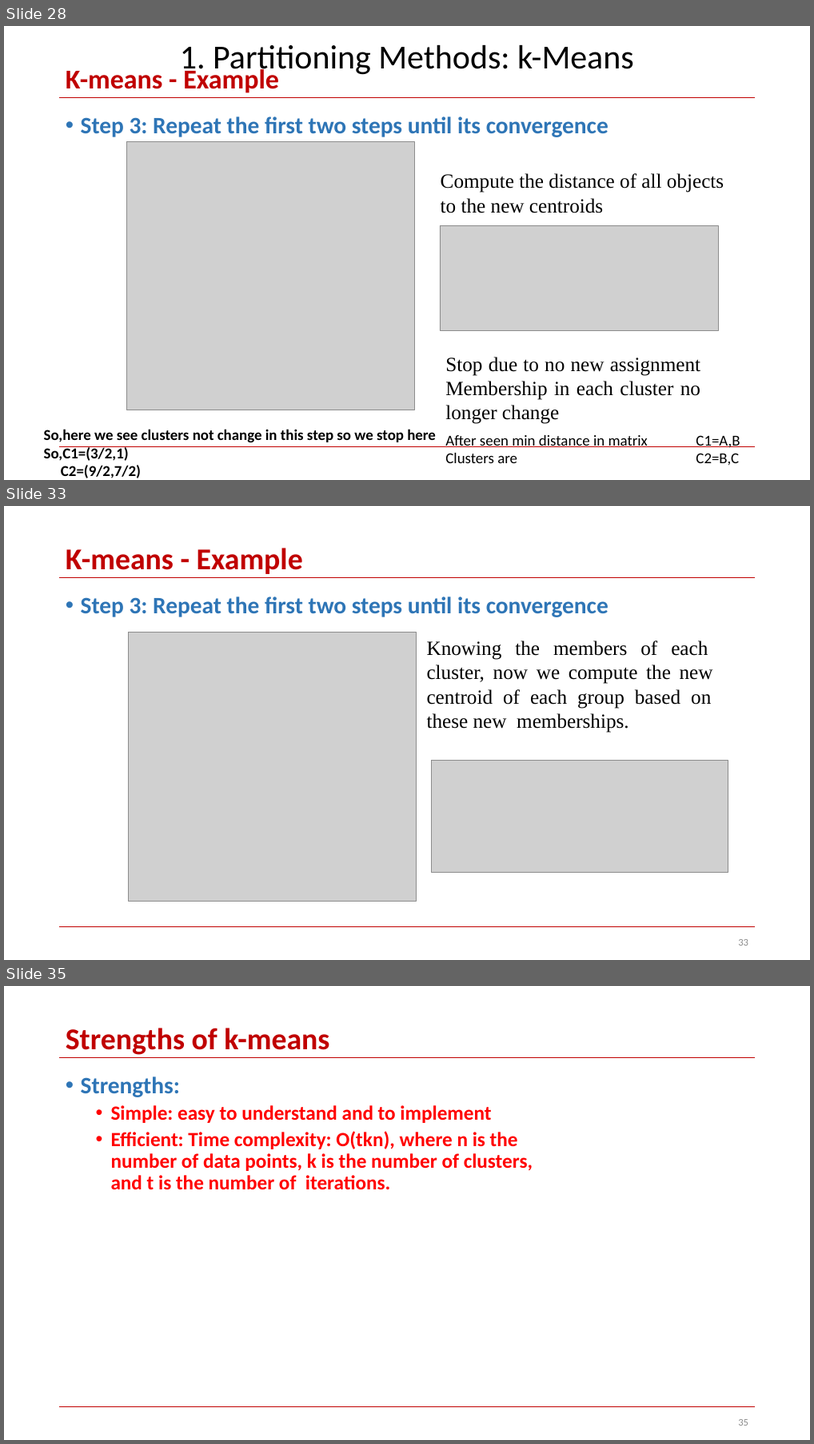
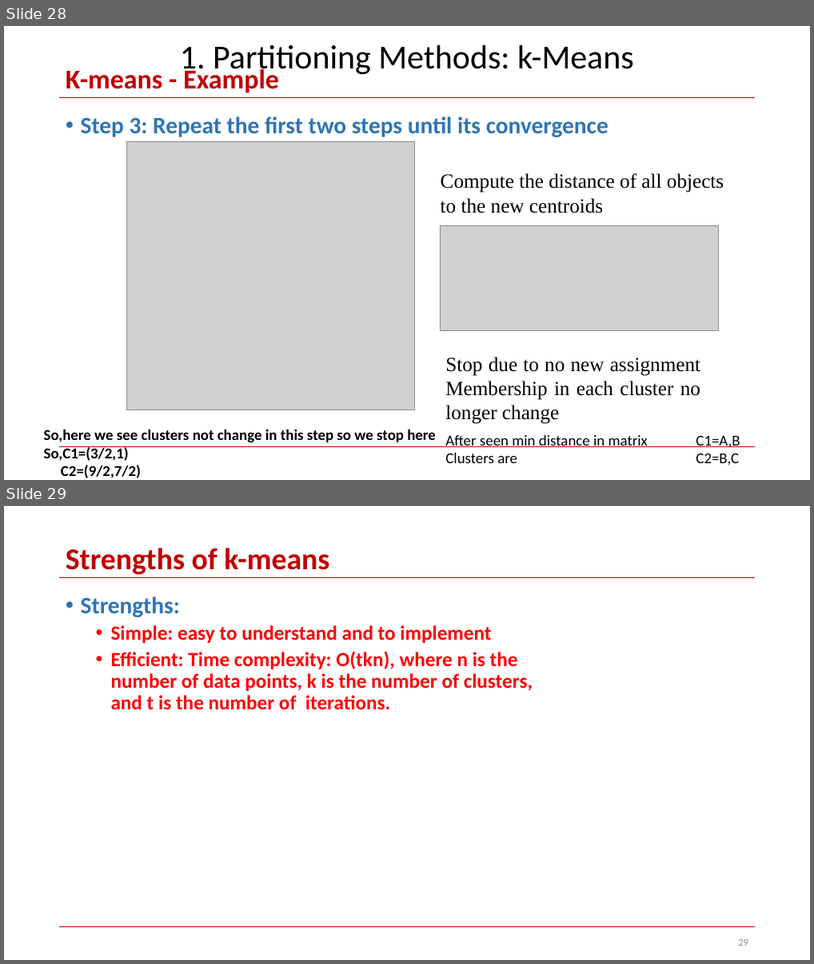
Before and after one commit to skysumitkumar/Du_Mca, a slide deck: 3rd_semester/Data_Science_with_python/PPT/Unit_4/Clustering-Part1.pptx. Shown one above the other, each under a label of ours: slides 28, 33 and 35 before the commit, slides 28 and 29 after it; the slides between them are not shown. The pictures are 814x1444 and 814x964 pixels, drawn with LibreOffice and Linux fonts; fonts in the diff are those of the drawing; grey boxes stand for pictures. Boxes give left, top, right and bottom in pixels: in the first picture for what was removed or moved away, otherwise in the second. Text is boxed around its words. In the diff, an @@ line names an element or a change of style, - is before the commit and + after.

Commit message:
update_k_medoids_in_Clustering-Part1

```diff
--- a/3rd_semester/Data_Science_with_python/PPT/Unit_4/Clustering-Part1.pptx
+++ b/3rd_semester/Data_Science_with_python/PPT/Unit_4/Clustering-Part1.pptx
@@ slide 33 removed at bbox=[4, 506, 810, 960], background #FFFFFF; not listed: 2 template elements that a slide beside it also shows @@
@@ title removed at bbox=[66, 548, 303, 574] @@
-K-means - Example
@@ text removed at bbox=[81, 596, 609, 617] @@
-• Step 3: Repeat the first two steps until its convergence
@@ picture removed at bbox=[129, 632, 417, 901] @@
@@ text removed at bbox=[427, 640, 714, 732] @@
-Knowing the members of each cluster, now we compute the new centroid of each group based on these new memberships.
@@ picture removed at bbox=[432, 760, 728, 872] @@
@@ page number removed at bbox=[738, 939, 749, 945] @@
-33
@@ what was slide 35 is now slide 29 @@
```
Also in this commit, not shown: 3 slides changed, 2 slides added, 5 other slides removed.
